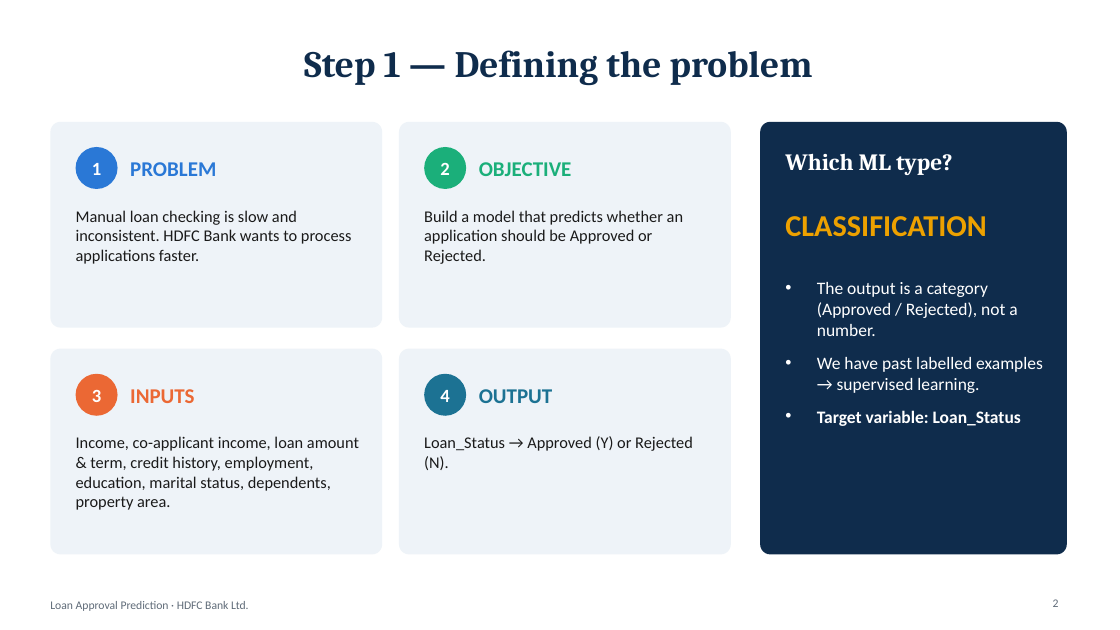
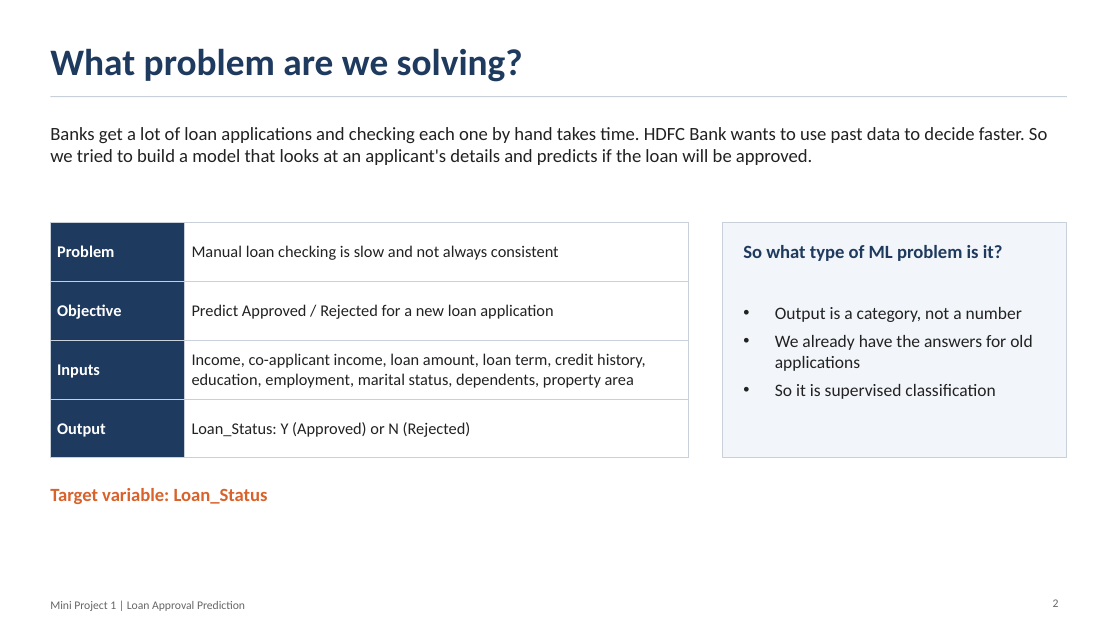
Before and after one commit to agamjotdhingra/mini-project-1, a slide deck: slide 2 of deliverables/Loan_Approval_Presentation.pptx. Drawn at 1120x630 pixels with LibreOffice and Linux fonts; fonts in the diff are those of the drawing. Boxes give left, top, right and bottom in pixels: in the first picture for what was removed or moved away, otherwise in the second. Text is boxed around its words. In the diff, an @@ line names an element or a change of style, - is before the commit and + after.

```diff
--- a/deliverables/Loan_Approval_Presentation.pptx
+++ b/deliverables/Loan_Approval_Presentation.pptx
@@ title at bbox=[50, 48, 523, 82]: text changed; font Cambria to Calibri; text colour #0F2C4C to #1F3A5F @@
-Step 1 — Defining the problem
+What problem are we solving?
@@ line added from (50, 97) to (1067, 97), #C8D0DA 1 pt @@
@@ rounded rectangle removed at bbox=[50, 122, 382, 328] @@
@@ text added at bbox=[50, 127, 1047, 165], 16 pt, text #222222 @@
+Banks get a lot of loan applications and checking each one by hand takes time. HDFC Bank wants to use past data to decide faster. So we tried to build a model that looks at an applicant's details and predicts if the loan will be approved.
@@ ellipse removed at bbox=[76, 147, 118, 189] @@
@@ rounded rectangle removed at bbox=[399, 122, 731, 328] @@
@@ ellipse removed at bbox=[424, 147, 466, 189] @@
@@ rounded rectangle removed at bbox=[760, 122, 1067, 555] @@
@@ text removed at bbox=[92, 163, 101, 175] @@
-1
@@ text removed at bbox=[440, 163, 449, 175] @@
-2
@@ text removed at bbox=[479, 162, 572, 176] @@
-OBJECTIVE
@@ text removed at bbox=[785, 153, 953, 175] @@
-Which ML type?
@@ table added at bbox=[50, 223, 689, 441], 4 rows, 2 columns @@
+Problem | Manual loan checking is slow and not always consistent
+Objective | Predict Approved / Rejected for a new loan application
+Inputs | Income, co-applicant income, loan amount, loan term, credit history, education, employment, marital status, dependents, property area
+Output | Loan_Status: Y (Approved) or N (Rejected)
@@ text removed at bbox=[76, 210, 351, 264] @@
-Manual loan checking is slow and inconsistent. HDFC Bank wants to process applications faster.
@@ text removed at bbox=[424, 210, 683, 264] @@
-Build a model that predicts whether an application should be Approved or Rejected.
@@ rectangle added at bbox=[723, 223, 1067, 458], fill #F2F5F9, outline #C8D0DA 0.75 pt @@
@@ text "So what type of ML ..." at bbox=[743, 245, 1003, 261]: vertical alignment middle to top @@
@@ text removed at bbox=[785, 216, 987, 236] @@
-CLASSIFICATION
@@ text at bbox=[743, 245, 1003, 261]: text changed; size 18 to 16 pt; text colour #2A78D6 to #1F3A5F @@
-PROBLEM
+So what type of ML problem is it?
@@ text at bbox=[775, 307, 1032, 399]: text changed; text colour #FFFFFF to #222222 @@
-• The output is a category (Approved / Rejected), not a number.
-• We have past labelled examples → supervised learning.
-• Target variable: Loan_Status
+• Output is a category, not a number
+• We already have the answers for old applications
+• So it is supervised classification
@@ rounded rectangle removed at bbox=[50, 349, 382, 555] @@
@@ rounded rectangle removed at bbox=[399, 349, 731, 555] @@
@@ ellipse removed at bbox=[76, 374, 118, 416] @@
@@ text removed at bbox=[130, 389, 194, 403] @@
-INPUTS
@@ ellipse removed at bbox=[424, 374, 466, 416] @@
@@ text removed at bbox=[479, 389, 553, 403] @@
-OUTPUT
@@ text removed at bbox=[92, 390, 101, 402] @@
-3
@@ text removed at bbox=[440, 390, 449, 402] @@
-4
@@ text removed at bbox=[76, 436, 359, 510] @@
-Income, co-applicant income, loan amount & term, credit history, employment, education, marital status, dependents, property area.
@@ text removed at bbox=[424, 436, 693, 470] @@
-Loan_Status → Approved (Y) or Rejected (N).
@@ text added at bbox=[50, 488, 268, 504], 16 pt, text #D9622B, bold @@
+Target variable: Loan_Status
@@ text at bbox=[50, 601, 245, 611]: text changed; text colour #5F6B78 to #666666 @@
-Loan Approval Prediction · HDFC Bank Ltd.
+Mini Project 1 | Loan Approval Prediction
```
Also in this commit, not shown: 4 other slides changed, 3 slides added, 3 slides removed, 5 other files.
